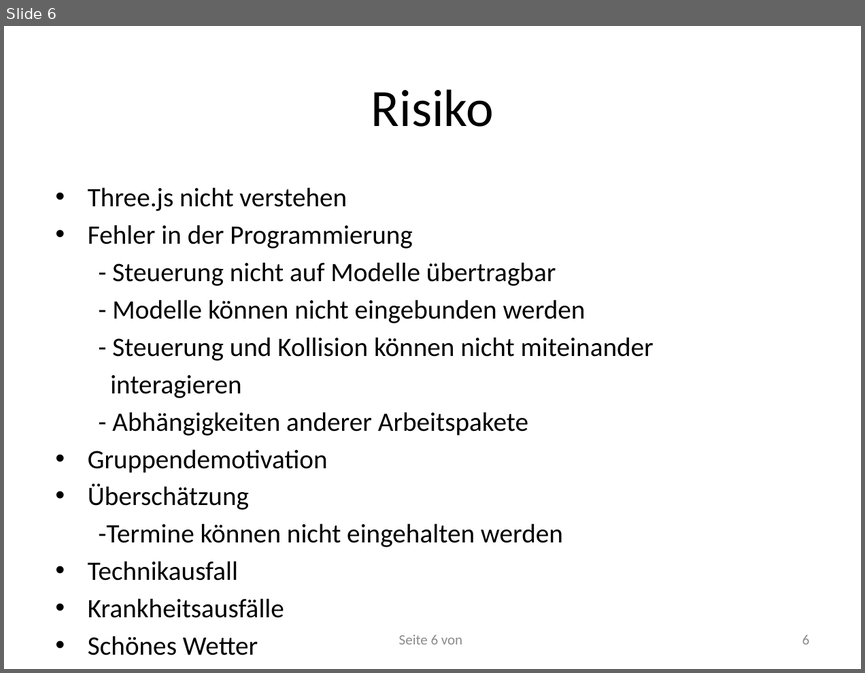
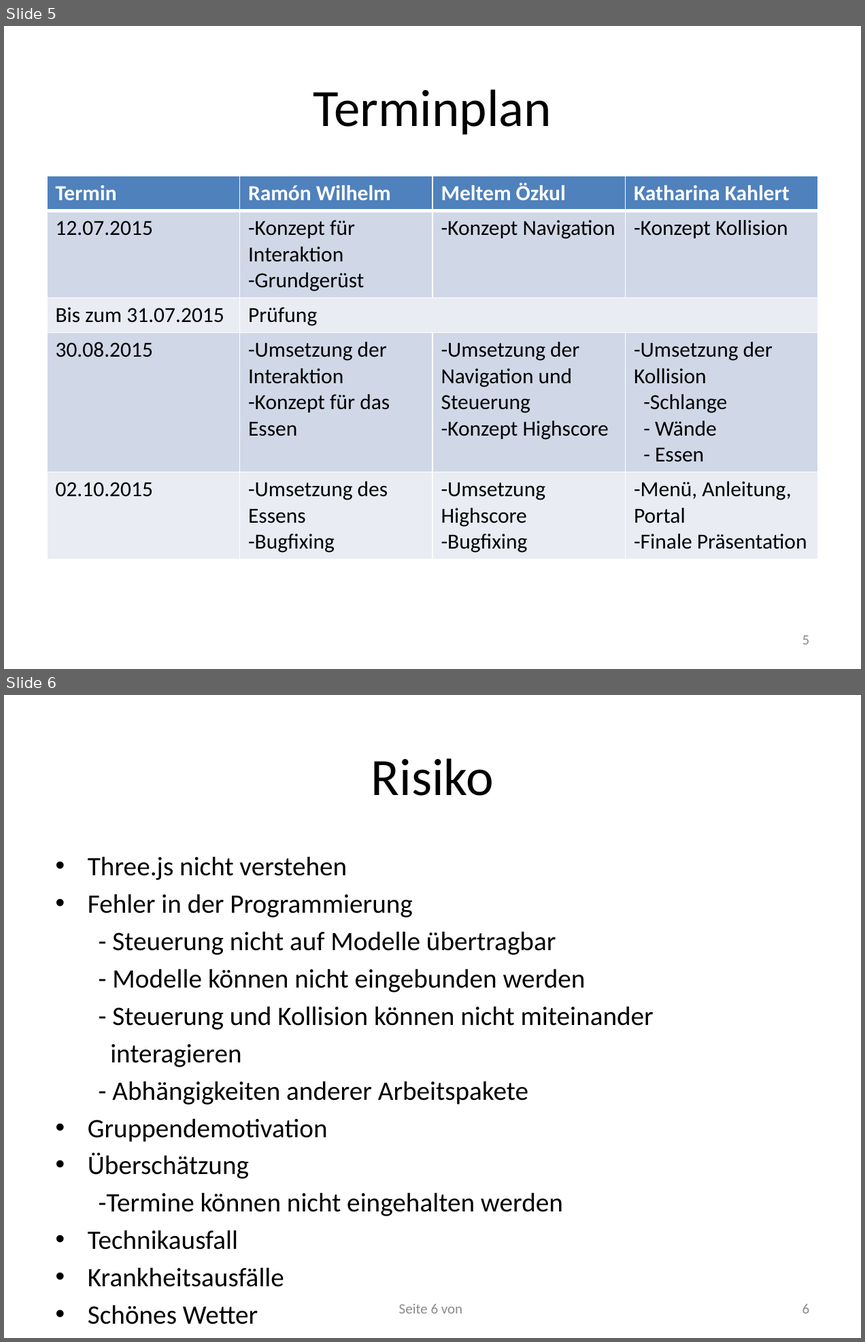
Before and after one commit to RamoramaInteractive/GDV-Projekt, a slide deck: Planungspraesentation-Mitte Juni/Planungspräsentation V. 1.pptx. Shown one above the other, each under a label of ours: slide 6 before the commit, slides 5 and 6 after it. The pictures are 865x673 and 865x1342 pixels, drawn with LibreOffice and Linux fonts; fonts in the diff are those of the drawing. Boxes give left, top, right and bottom in pixels: in the first picture for what was removed or moved away, otherwise in the second. Text is boxed around its words. In the diff, an @@ line names an element or a change of style, - is before the commit and + after.

```diff
--- a/Planungspraesentation-Mitte Juni/Planungspräsentation V. 1.pptx
+++ b/Planungspraesentation-Mitte Juni/Planungspräsentation V. 1.pptx
@@ slide 5 added at box(4, 26, 861, 669), background #FFFFFF @@
@@ title added at box(313, 89, 551, 135), 44 pt, text #000000 @@
+Terminplan
@@ table added at box(47, 176, 818, 555), 5 rows, 4 columns @@
+Termin | Ramón Wilhelm | Meltem Özkul | Katharina Kahlert
+12.07.2015 | -Konzept für Interaktion / -Grundgerüst | -Konzept Navigation | -Konzept Kollision
+Bis zum 31.07.2015 | Prüfung |  | 
+30.08.2015 | -Umsetzung der Interaktion / -Konzept für das Essen | -Umsetzung der Navigation und Steuerung / -Konzept Highscore | -Umsetzung der Kollision / -Schlange / - Wände / - Essen
+02.10.2015 | -Umsetzung des Essens / -Bugfixing | -Umsetzung Highscore / -Bugfixing | -Menü, Anleitung, Portal / -Finale Präsentation
@@ page number added at box(802, 635, 810, 644), 12 pt, text #8C8C8C @@
+5
```
Also in this commit, not shown: 1 slide removed.
